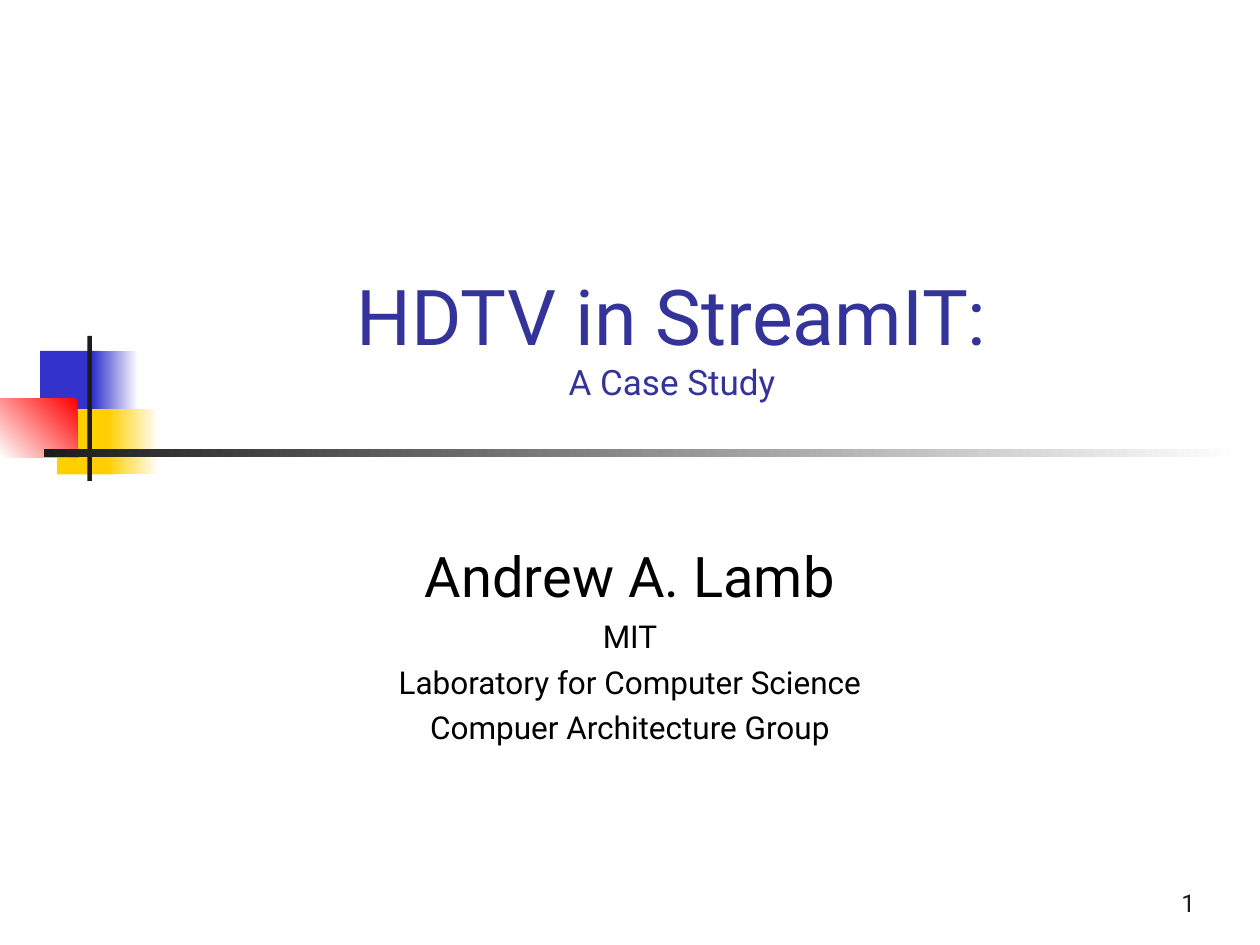
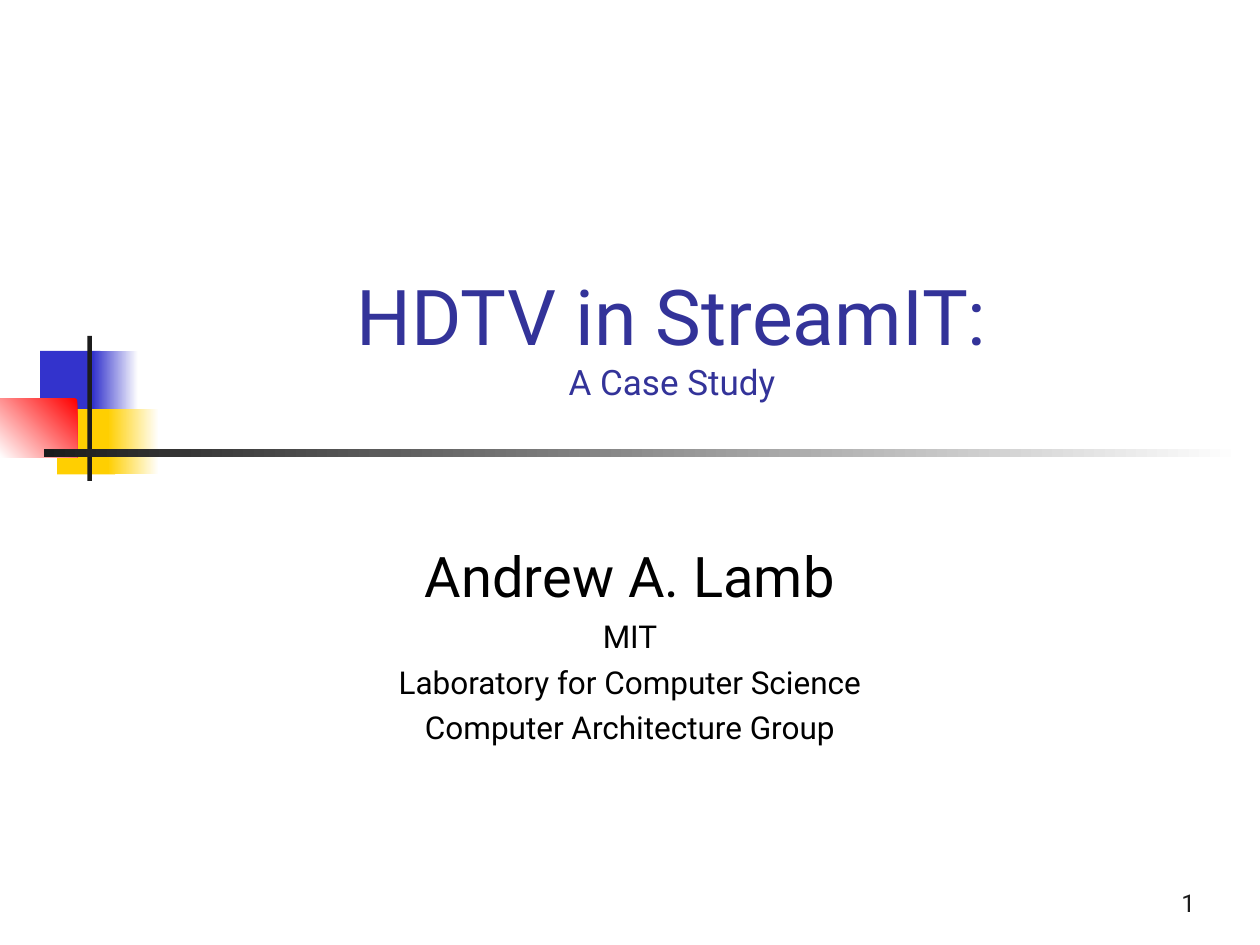
Before and after one commit to rrnewton/StreamIt, a slide deck: slide 1 of streams/apps/applications/hdtv/docs/Streamit-HDTV.ppt. Drawn at 1260x945 pixels with LibreOffice and Linux fonts; fonts in the diff are those of the drawing. Boxes give left, top, right and bottom in pixels: in the first picture for what was removed or moved away, otherwise in the second. Text is boxed around its words. In the diff, an @@ line names an element or a change of style, - is before the commit and + after.

```diff
--- a/streams/apps/applications/hdtv/docs/Streamit-HDTV.ppt
+++ b/streams/apps/applications/hdtv/docs/Streamit-HDTV.ppt
@@ subtitle at [425,715,835,746]: text changed @@
-Compuer Architecture Group
+Computer Architecture Group
```
Also in this commit, not shown: 6 other slides changed, 1 other file.
